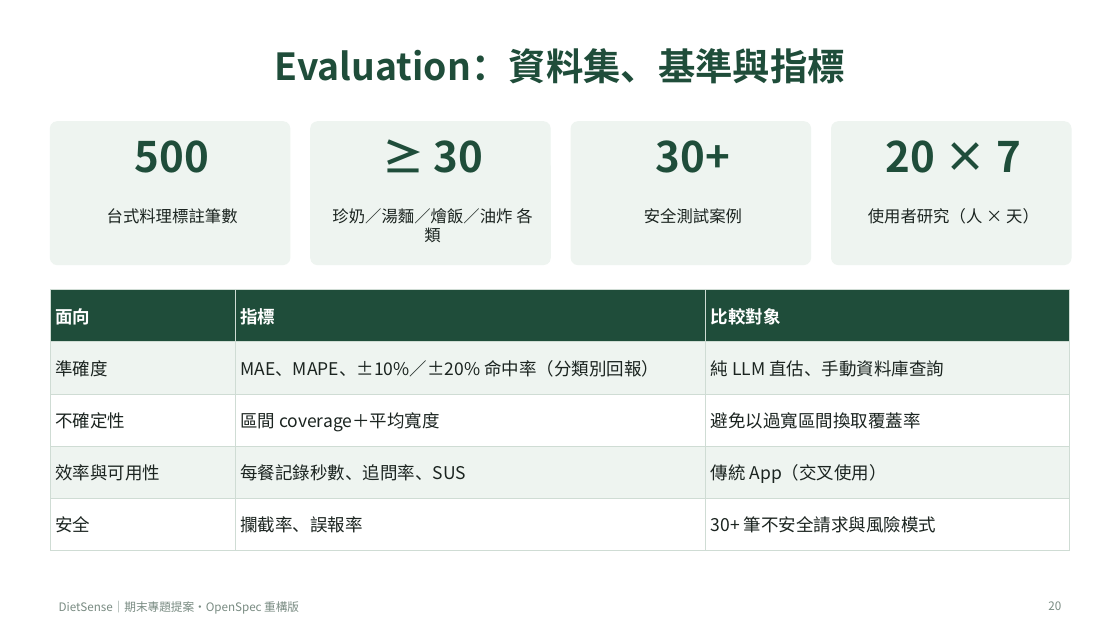
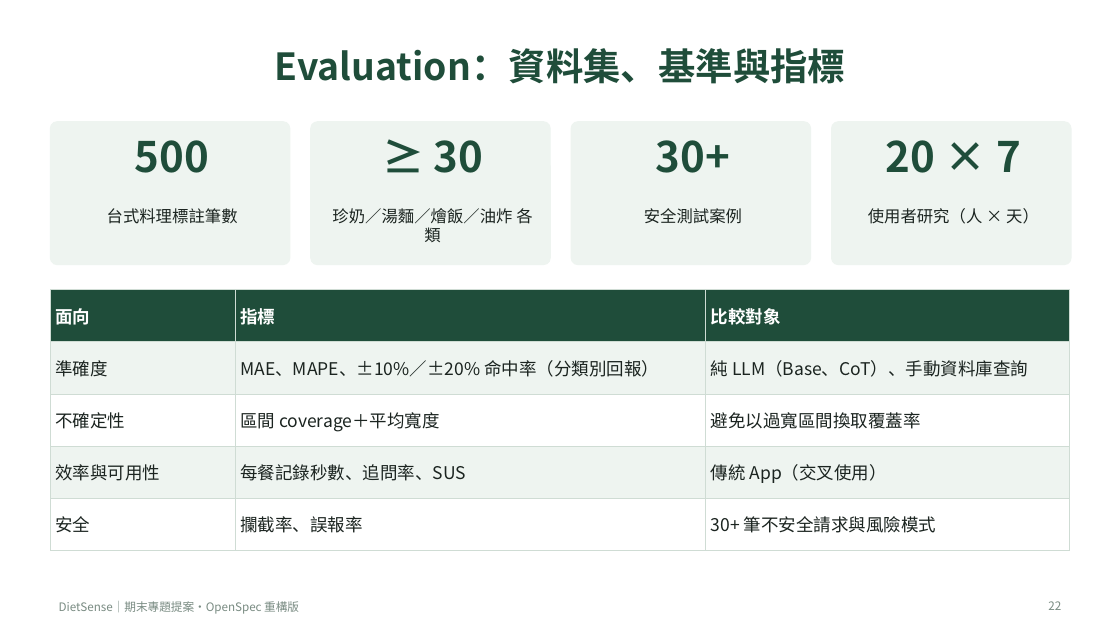
Before and after one commit to A0966411725-png/dietsense-proposal, a slide deck: slide 22 of presentation/DietSense_Proposal_Refactored.pptx (slide 20 before the commit). Drawn at 1120x630 pixels with LibreOffice and Linux fonts; fonts in the diff are those of the drawing. Boxes give left, top, right and bottom in pixels: in the first picture for what was removed or moved away, otherwise in the second. Text is boxed around its words. In the diff, an @@ line names an element or a change of style, - is before the commit and + after.

```diff
--- a/presentation/DietSense_Proposal_Refactored.pptx
+++ b/presentation/DietSense_Proposal_Refactored.pptx
@@ table at bbox=[50, 290, 1070, 537] @@
-row 2, column 3: 純 LLM 直估、手動資料庫查詢
+row 2, column 3: 純 LLM（Base、CoT）、手動資料庫查詢
@@ page number at bbox=[1048, 601, 1061, 610]: text changed @@
-20
+22
```
Also in this commit, not shown: 10 other slides changed, 2 slides added, 25 other files.
